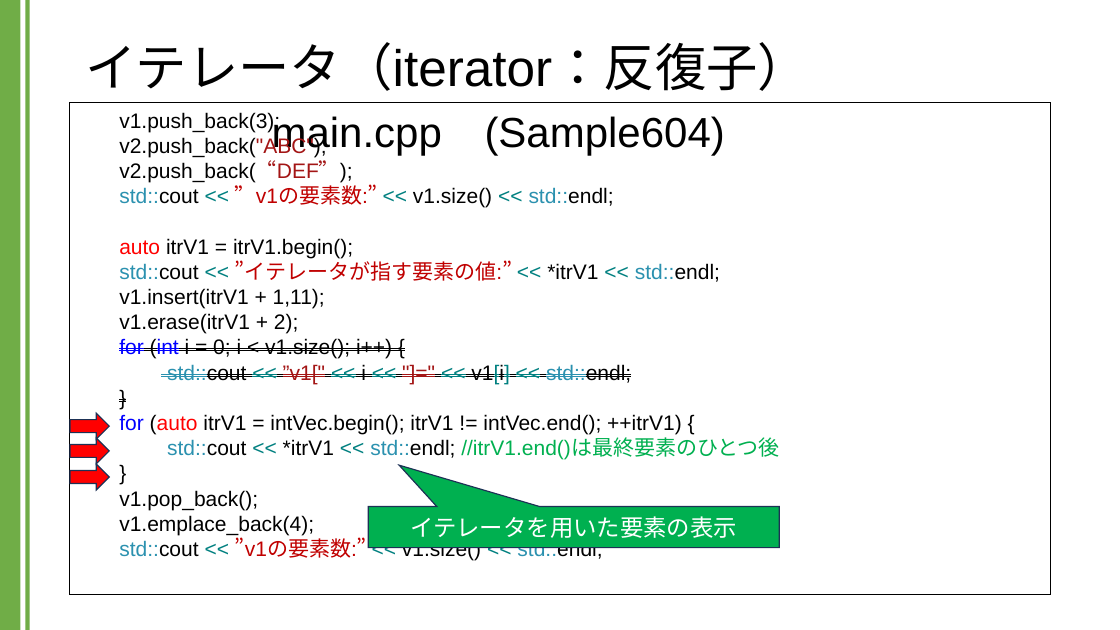
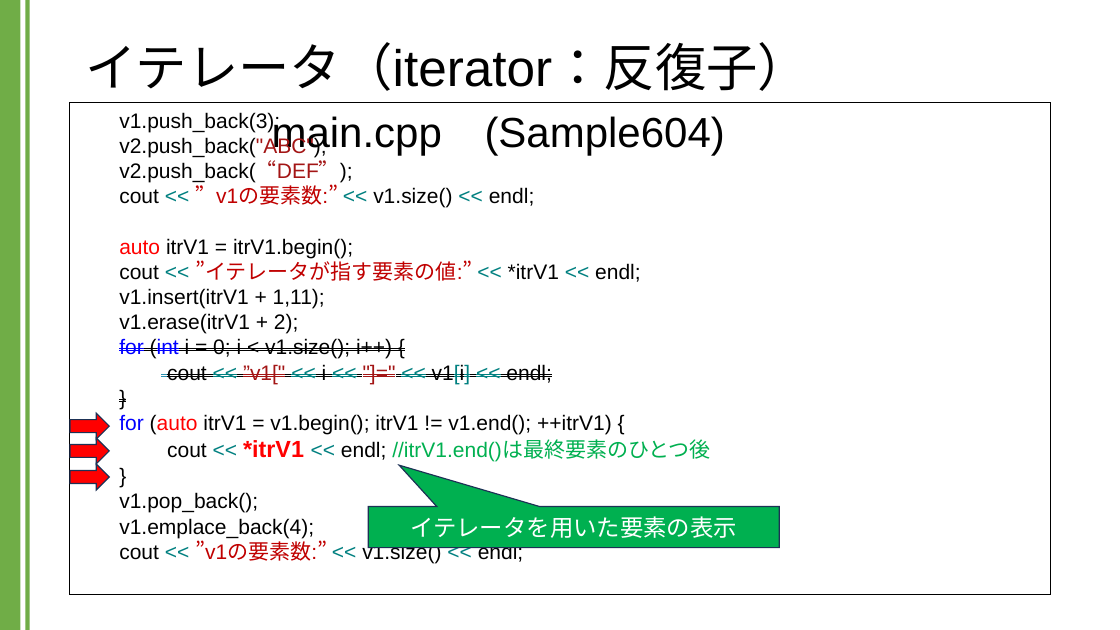
Before and after one commit to kic-murata/cpp2024, a slide deck: slide 24 of 授業資料/講義資料：Vectorクラス.pptx (slide 19 before the commit). Drawn at 1120x630 pixels with LibreOffice and Linux fonts; fonts in the diff are those of the drawing. Boxes give left, top, right and bottom in pixels: in the first picture for what was removed or moved away, otherwise in the second. Text is boxed around its words. In the diff, an @@ line names an element or a change of style, - is before the commit and + after.

```diff
--- a/授業資料/講義資料：Vectorクラス.pptx
+++ b/授業資料/講義資料：Vectorクラス.pptx
@@ text in rectangle at [119,161,535,208]: text changed @@
-v2.push_back(“DEF”);
-std::cout << ”v1の要素数:” << v1.size() << std::endl;
+v2.push_back(“DEF”);
+cout << ”v1の要素数:” << v1.size() << endl;
@@ text in rectangle at [119,258,641,334]: text changed @@
-std::cout << ”イテレータが指す要素の値:” << *itrV1 << std::endl;
-v1.insert(itrV1 + 1,11);
-v1.erase(itrV1 + 2);
+cout << ”イテレータが指す要素の値:” << *itrV1 << endl;
+v1.insert(itrV1 + 1,11);
+v1.erase(itrV1 + 2);
@@ text in rectangle at [167,364,552,384]: text changed @@
-std::cout << ”v1[" << i << "]=" << v1[i] << std::endl;
+cout << ”v1[" << i << "]=" << v1[i] << endl;
@@ text in rectangle at [119,414,710,462]: text changed @@
-for (auto itrV1 = intVec.begin(); itrV1 != intVec.end(); ++itrV1) {
-std::cout << *itrV1 << std::endl; //itrV1.end()は最終要素のひとつ後
+for (auto itrV1 = v1.begin(); itrV1 != v1.end(); ++itrV1) {
+cout << *itrV1 << endl; //itrV1.end()は最終要素のひとつ後
@@ text in rectangle at [119,538,524,563]: text changed @@
-std::cout << ”v1の要素数:” << v1.size() << std::endl;
+cout << ”v1の要素数:” << v1.size() << endl;
```
Also in this commit, not shown: 14 other slides changed, 4 slides added, 1 other file.
